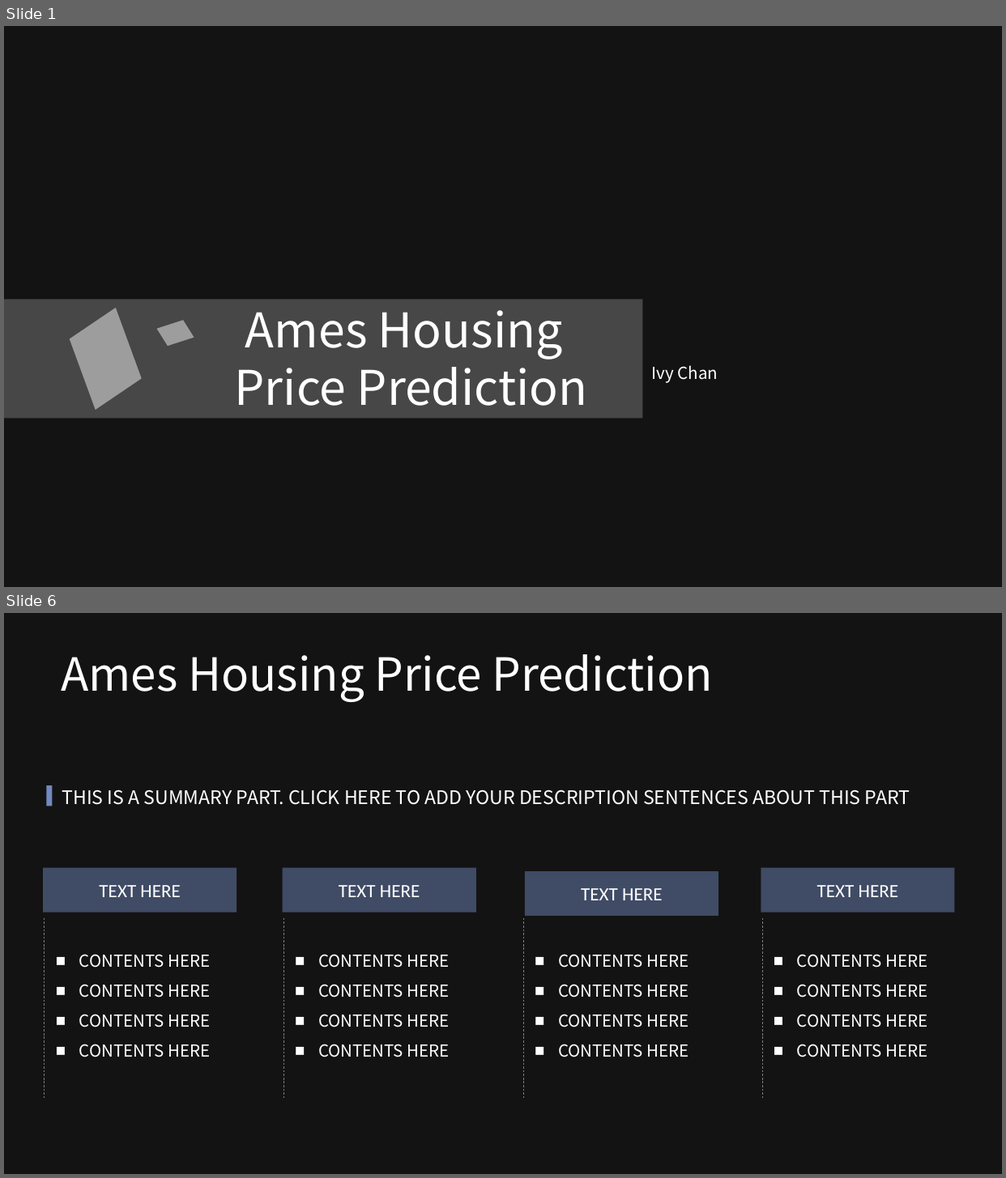
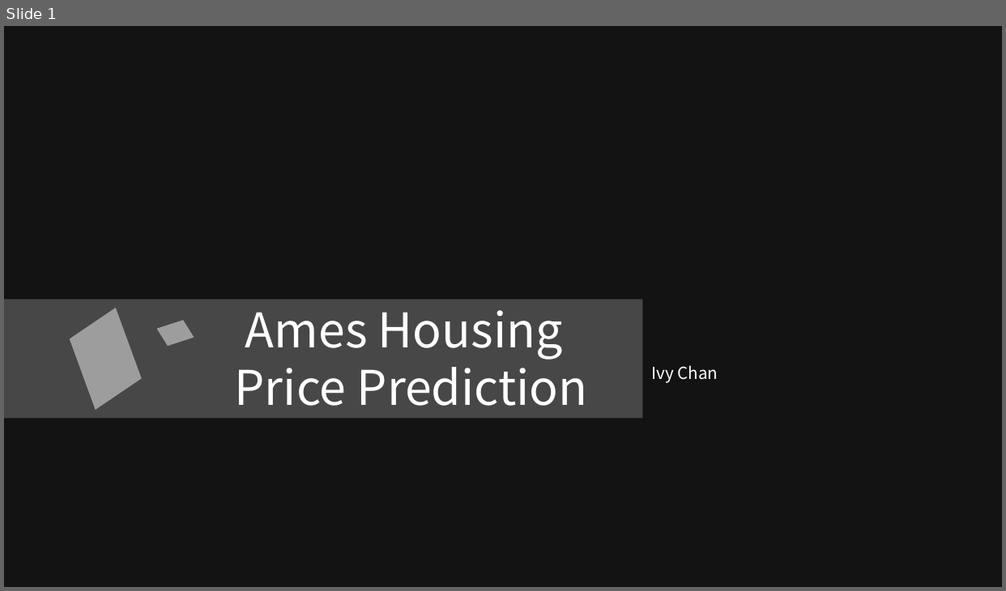
Before and after one commit to ylchanivy/DSI_-Project-2, a slide deck: DSI-Project 2.pptx. Shown one above the other, each under a label of ours: slides 1 and 6 before the commit, slide 1 after it; the slides between them are not shown. The pictures are 1006x1178 and 1006x591 pixels, drawn with LibreOffice and Linux fonts; fonts in the diff are those of the drawing; background and template pictures are left out; a plain dark background stands for a picture behind light text. Boxes give left, top, right and bottom in pixels: in the first picture for what was removed or moved away, otherwise in the second. Text is boxed around its words. In the diff, an @@ line names an element or a change of style, - is before the commit and + after.

```diff
--- a/DSI-Project 2.pptx
+++ b/DSI-Project 2.pptx
@@ slide 6 removed at [4,613,1002,1174], background picture (left out) @@
@@ rectangle removed at [4,613,1002,1174] @@
@@ text removed at [61,654,714,702] @@
-Ames Housing Price Prediction
@@ rectangle removed at [47,786,53,807] @@
@@ text removed at [62,790,910,805] @@
-THIS IS A SUMMARY PART. CLICK HERE TO ADD YOUR DESCRIPTION SENTENCES ABOUT THIS PART
@@ rectangle removed at [43,868,236,913] @@
-TEXT HERE
@@ rectangle removed at [283,868,476,913] @@
-TEXT HERE
@@ rectangle removed at [525,871,719,915] @@
-TEXT HERE
@@ rectangle removed at [761,868,955,913] @@
-TEXT HERE
@@ line removed from (44, 918) to (44, 1100) @@
@@ line removed from (283, 918) to (283, 1100) @@
@@ line removed from (523, 918) to (523, 1100) @@
@@ line removed from (762, 918) to (762, 1100) @@
@@ text removed at [79,954,210,1058] @@
-■ CONTENTS HERE
-■ CONTENTS HERE
-■ CONTENTS HERE
-■ CONTENTS HERE
@@ text removed at [318,954,450,1058] @@
-■ CONTENTS HERE
-■ CONTENTS HERE
-■ CONTENTS HERE
-■ CONTENTS HERE
@@ text removed at [558,954,689,1058] @@
-■ CONTENTS HERE
-■ CONTENTS HERE
-■ CONTENTS HERE
-■ CONTENTS HERE
@@ text removed at [797,954,927,1058] @@
-■ CONTENTS HERE
-■ CONTENTS HERE
-■ CONTENTS HERE
-■ CONTENTS HERE
```
Also in this commit, not shown: 12 slides added, 26 other slides removed, 3 other files.
